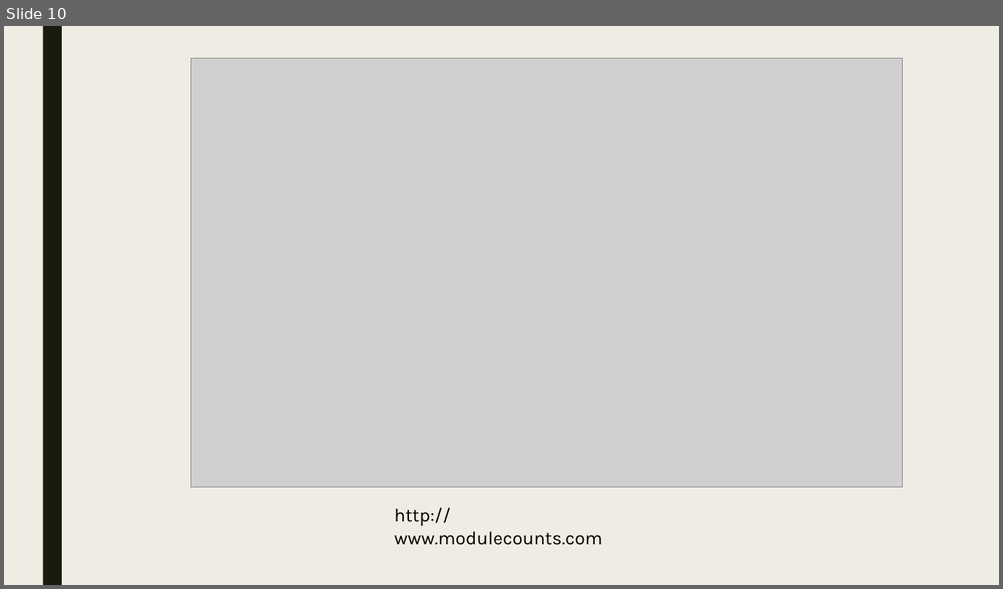
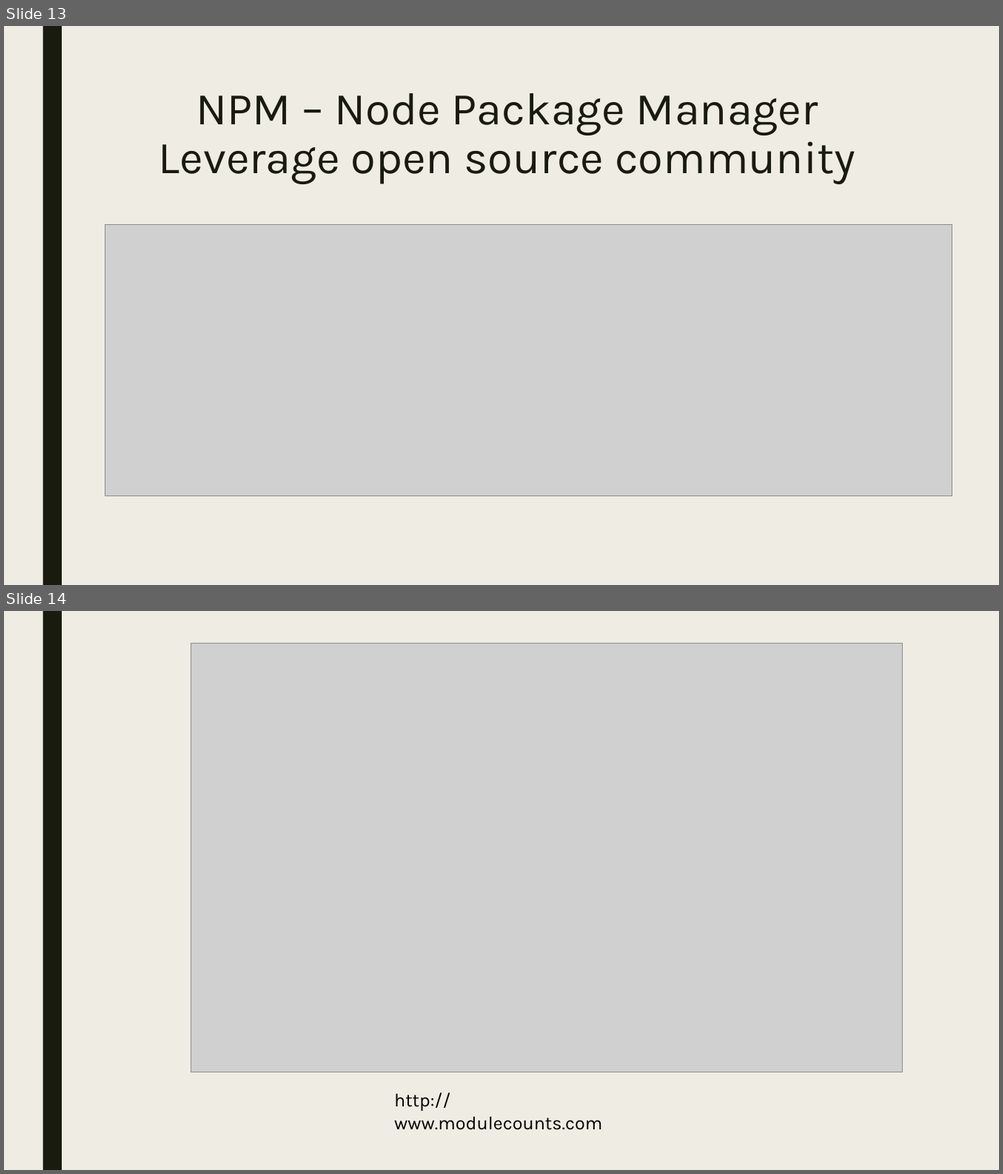
Before and after one commit to derektu/NodeTutorial, a slide deck: Presentation.pptx. Shown one above the other, each under a label of ours: slide 10 before the commit, slides 13 and 14 after it. The pictures are 1003x589 and 1003x1174 pixels, drawn with LibreOffice and Linux fonts; fonts in the diff are those of the drawing; grey boxes stand for pictures. Boxes give left, top, right and bottom in pixels: in the first picture for what was removed or moved away, otherwise in the second. Text is boxed around its words. In the diff, an @@ line names an element or a change of style, - is before the commit and + after.

```diff
--- a/Presentation.pptx
+++ b/Presentation.pptx
@@ slide 13 added at [4, 26, 999, 585], background #EFEDE3; not listed: 1 template element that a slide beside it also shows @@
@@ title added at [159, 93, 855, 184], 44 pt, text #191B0E @@
+NPM – Node Package Manager
+Leverage open source community
@@ picture added at [105, 224, 951, 496] @@
@@ what was slide 10 is now slide 14 @@
```
Also in this commit, not shown: 8 slides changed, 6 other slides added, 3 slides removed.
